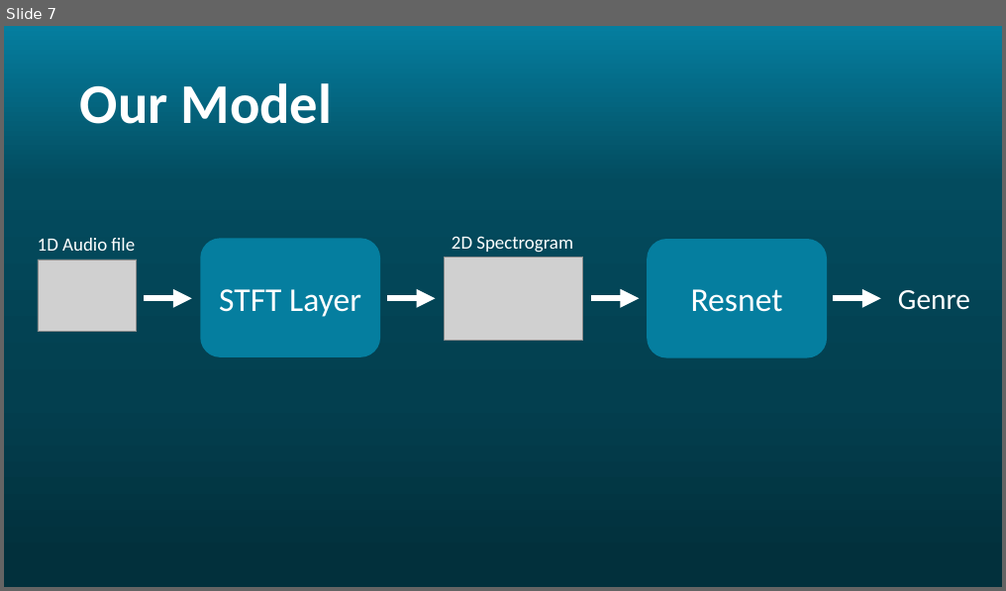
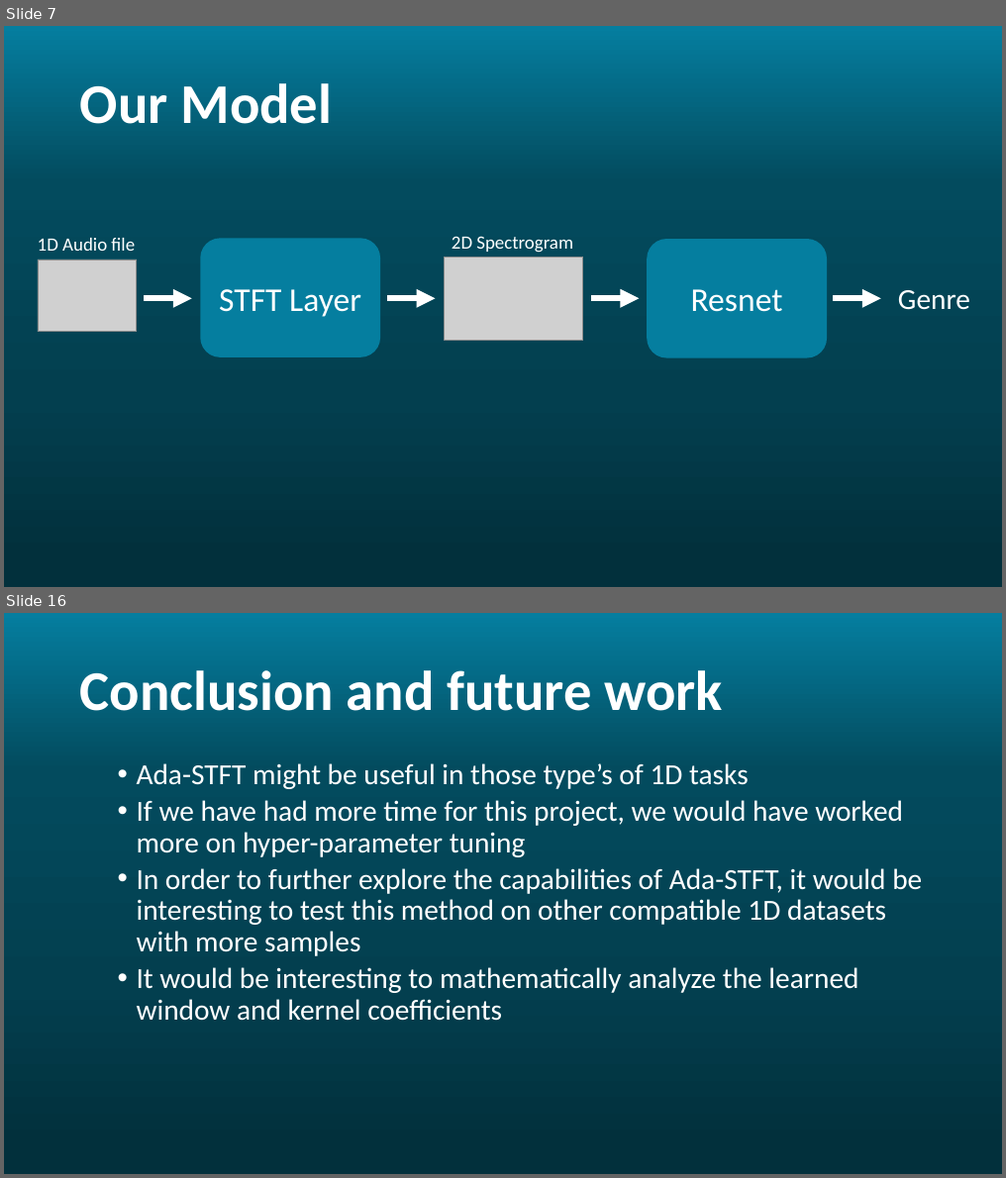
Before and after one commit to Rotem-and-Noam/Ada-STFT, a slide deck: images/AdaSTFT.pptx. Shown one above the other, each under a label of ours: slide 7 before the commit, slides 7 and 16 after it; the slides between them are not shown. The pictures are 1006x591 and 1006x1178 pixels, drawn with LibreOffice and Linux fonts; fonts in the diff are those of the drawing; grey boxes stand for pictures; background and template pictures are left out. Boxes give left, top, right and bottom in pixels: in the first picture for what was removed or moved away, otherwise in the second. Text is boxed around its words. In the diff, an @@ line names an element or a change of style, - is before the commit and + after.

```diff
--- a/images/AdaSTFT.pptx
+++ b/images/AdaSTFT.pptx
@@ slide 16 added at (x1=4, y1=613, x2=1002, y2=1174), background gradient #057E9F to #034B5E to #033F50 to #02303C @@
@@ title added at (x1=80, y1=670, x2=723, y2=711), 54 pt, text #FFFFFF, bold @@
+Conclusion and future work
@@ text added at (x1=137, y1=763, x2=922, y2=1021), 28 pt, text #FFFFFF @@
+  • Ada-STFT might be useful in those type’s of 1D tasks
+  • If we have had more time for this project, we would have worked more on hyper-parameter tuning
+  • In order to further explore the capabilities of Ada-STFT, it would be interesting to test this method on other compatible 1D datasets with more samples
+  • It would be interesting to mathematically analyze the learned window and kernel coefficients
```
Also in this commit, not shown: 3 slides changed, 6 other slides added.
